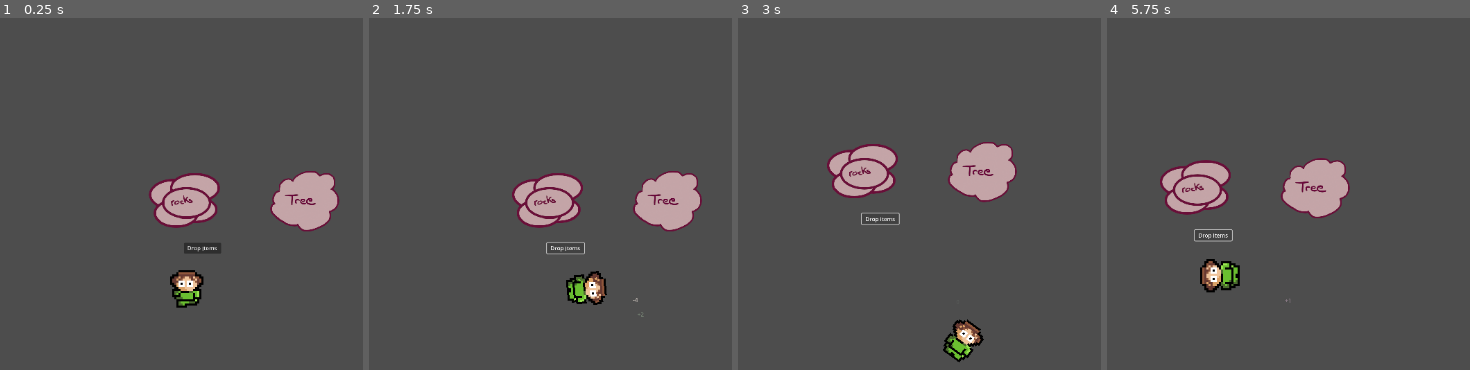
Above: before the commit, frames 1-4 (left to right).
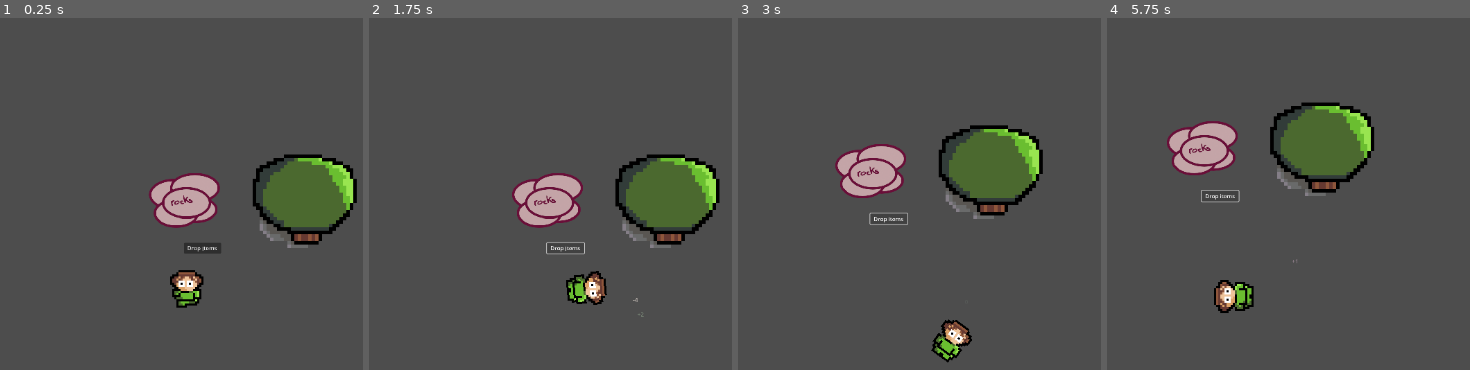
Above: after the commit, the same moments.

Repository: aubindetrez/DigitalReborn
Game: Godot game, scene res://scenes/main_scene.tscn
Same seed, same stepped clock (60 frames per second), same inputs: the game is played once before the commit and once after it.
Inputs:
- Up to frame 1 (0.25 s): no input
- Up to frame 2 (1.75 s): click "Drop items" at 0.5 s; tap Enter (ui_accept) at 1.25, 1.52 s; hold Right (ui_right) from 1.28 s (still down)
- Up to frame 3 (3 s): release Right (ui_right) at 2.03 s; hold Down (ui_down) 2.03-2.78 s; tap Enter (ui_accept) at 2.27 s; hold Right (ui_right) from 2.78 s (still down)
- Up to frame 4 (5.75 s): release Right (ui_right) at 3.53 s; hold Up (ui_up) 3.53-4.28 s; tap Enter (ui_accept) at 3.77, 4.52, 5.27 s; hold Left (ui_left) from 4.28 s (still down)

The runs differ from the first frame. In frame 1, 5.9% of the frame differs, in the area x 69-99%, y 38-66%; in frame 2, 5.9%; in frame 3, 8.7%; in frame 4, 13%, in the area x 14-74%, y 23-84%.

Commit message:
Add pixel art tree and colisions with player

Diff:
--- a/scenes/main_scene.tscn
+++ b/scenes/main_scene.tscn
@@ -1,10 +1,13 @@
-[gd_scene load_steps=19 format=3 uid="uid://405rg1u3rtsv"]
+[gd_scene load_steps=21 format=3 uid="uid://405rg1u3rtsv"]
 
 [ext_resource type="PackedScene" uid="uid://ub2jublnx2sv" path="res://scenes/TestDropNCraft.tscn" id="1_0hwdm"]
 [ext_resource type="Texture2D" uid="uid://bpp8mxvclcav2" path="res://assets/rock/untitled.png" id="1_5m3iy"]
 [ext_resource type="Texture2D" uid="uid://jxfocdnhhdt8" path="res://assets/player/player_v2.png" id="2_uow8f"]
+[ext_resource type="Texture2D" uid="uid://deeiwlehbwesu" path="res://assets/tree/tree_v2.png" id="4_gaol8"]
 [ext_resource type="Script" path="res://scenes/Controller.gd" id="6_ok3vd"]
-[ext_resource type="Texture2D" uid="uid://cfifeed5t3ds4" path="res://assets/tree/untitled.png" id="7_7ngbh"]
+
+[sub_resource type="RectangleShape2D" id="RectangleShape2D_1xxw5"]
+size = Vector2(70, 130)
 
 [sub_resource type="AtlasTexture" id="AtlasTexture_vrev0"]
 atlas = ExtResource("2_uow8f")
@@ -108,11 +111,18 @@
 "speed": 5.0
 }]
 
+[sub_resource type="RectangleShape2D" id="RectangleShape2D_4xrhr"]
+size = Vector2(30.2, 27)
+
 [node name="Node2D" type="Node2D"]
 
 [node name="Player" type="CharacterBody2D" parent="."]
 position = Vector2(1, 150)
 scale = Vector2(0.5, 0.5)
+
+[node name="CollisionShape2D" type="CollisionShape2D" parent="Player"]
+position = Vector2(2, -64)
+shape = SubResource("RectangleShape2D_1xxw5")
 
 [node name="Controller" type="Node" parent="Player" node_paths=PackedStringArray("sprite")]
 script = ExtResource("6_ok3vd")
@@ -135,10 +145,19 @@
 scale = Vector2(0.5, 0.5)
 texture = ExtResource("1_5m3iy")
 
-[node name="Tree" type="Sprite2D" parent="."]
+[node name="StaticBody2D" type="StaticBody2D" parent="."]
 position = Vector2(173, 0)
-scale = Vector2(0.5, 0.5)
-texture = ExtResource("7_7ngbh")
+scale = Vector2(5, 5)
+
+[node name="CollisionShape2D" type="CollisionShape2D" parent="StaticBody2D"]
+position = Vector2(-0.100002, -1.8)
+scale = Vector2(1, 1)
+shape = SubResource("RectangleShape2D_4xrhr")
+
+[node name="Tree" type="Sprite2D" parent="StaticBody2D"]
+scale = Vector2(1, 1)
+texture = ExtResource("4_gaol8")
+hframes = 2
 
 [node name="TestDropNCraft" parent="." instance=ExtResource("1_0hwdm")]
 position = Vector2(-98, 31)
Binary file added: assets/tree/tree_v2.ase
Binary file added: assets/tree/tree_v2.png
Not shown, added: assets/tree/tree_v2.png.import
